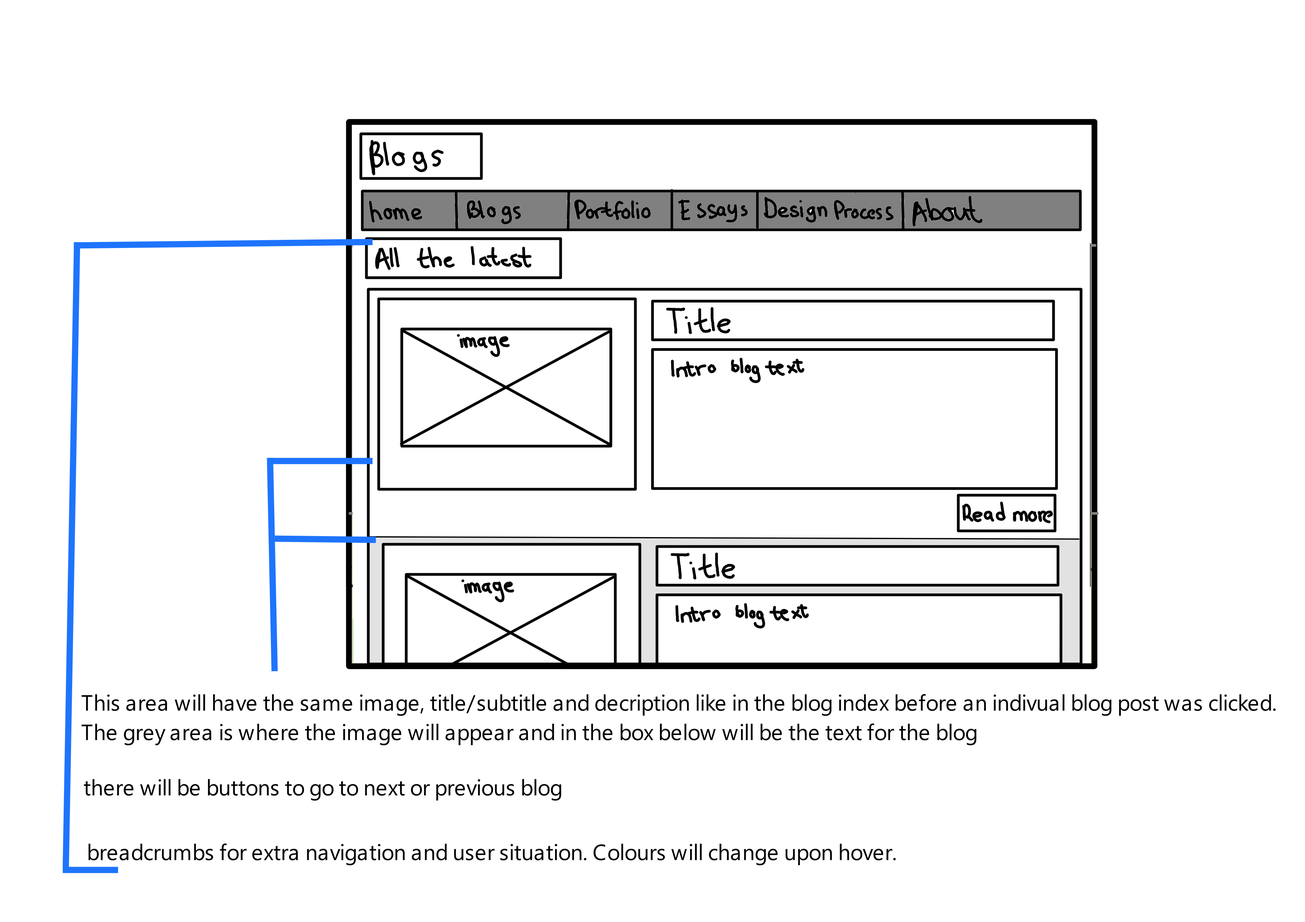
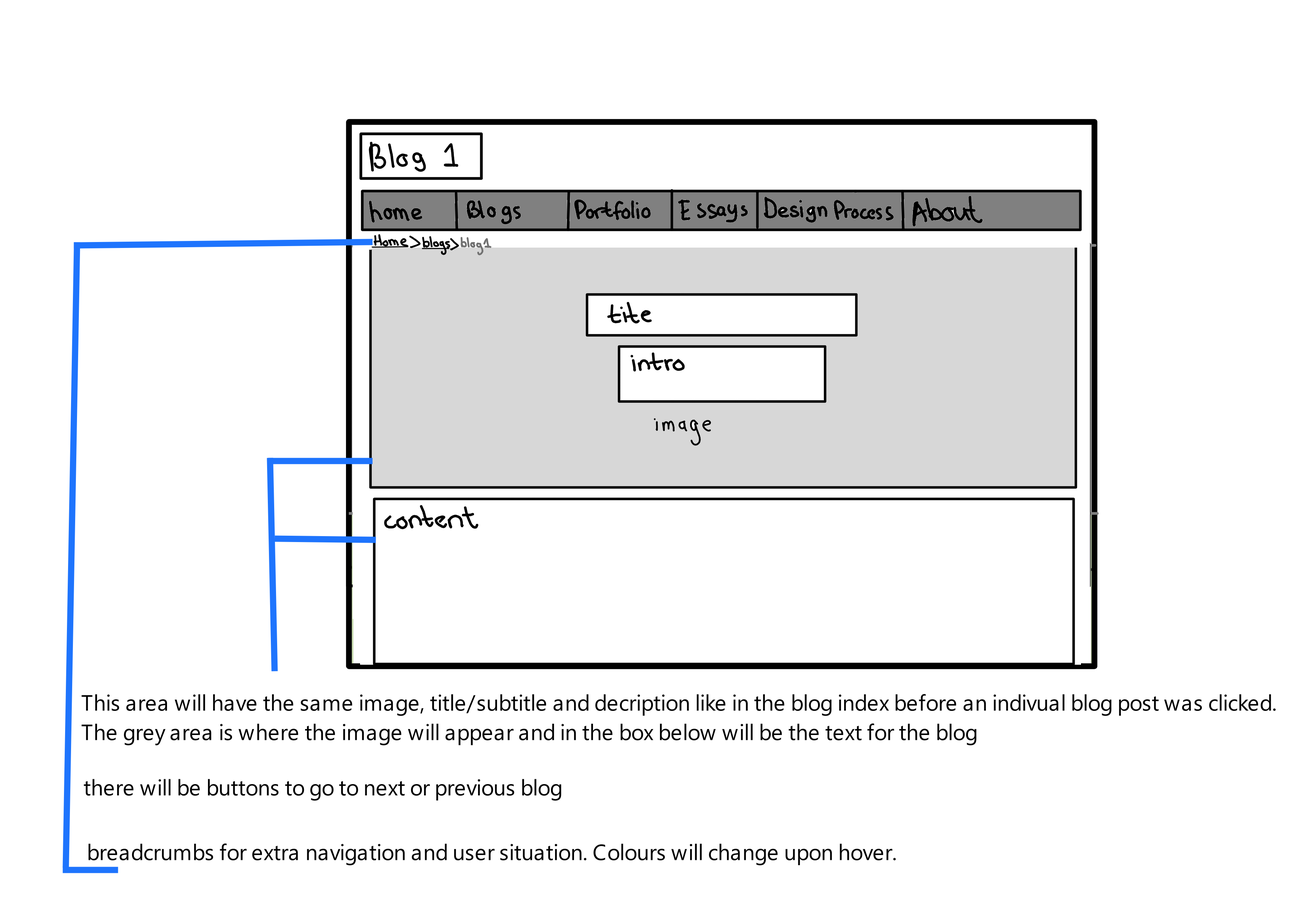
Layered file, before and after one edit (w=1305, h=922). Changes by layer:
hid "blogs" over [360,139,1083,665]
showed "blogposts" over [360,139,1083,665]
